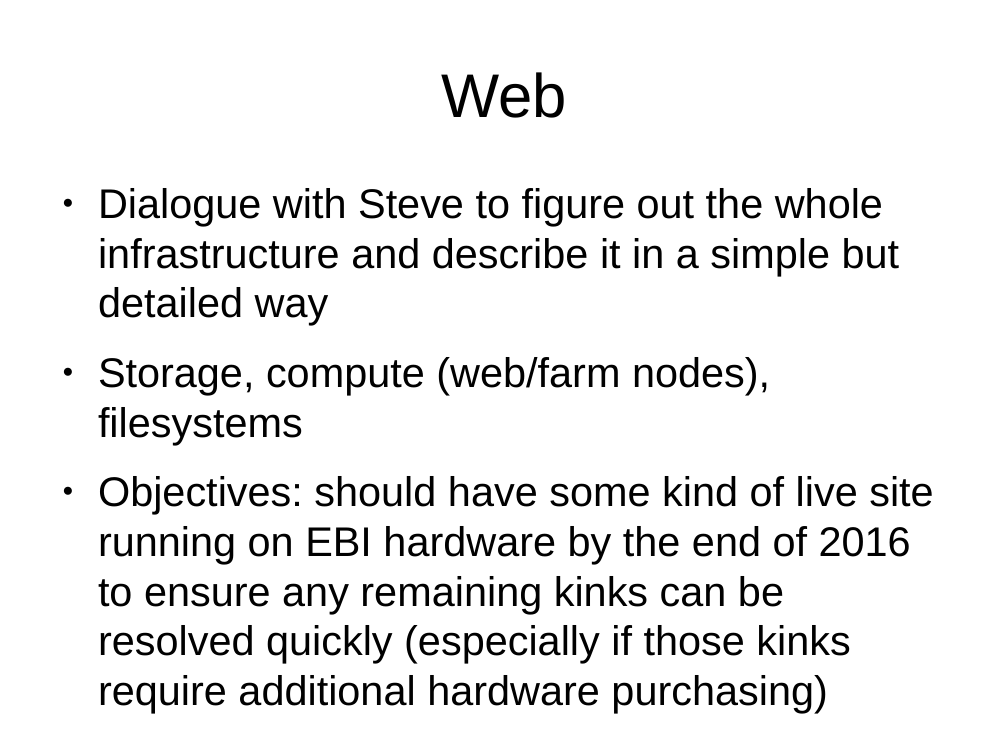
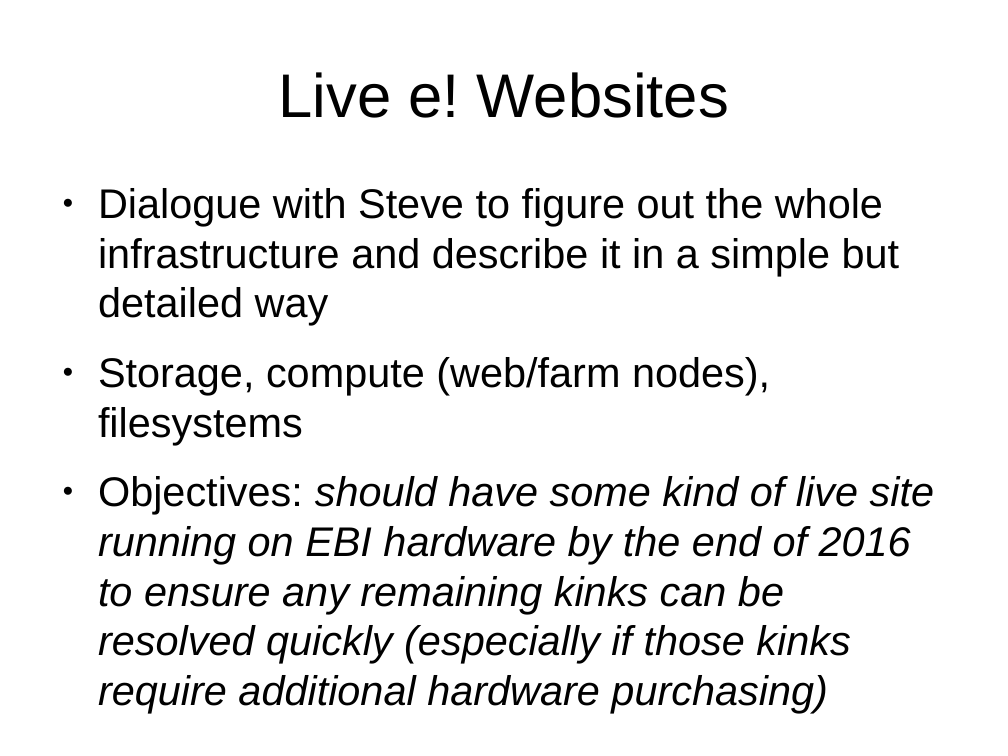
Before and after one commit to avullo/ensembl-migration-pm, a slide deck: slide 29 of data-review-10-16/talk.odp (slide 30 before the commit). Drawn at 1008x756 pixels with LibreOffice and Linux fonts; fonts in the diff are those of the drawing; background and template pictures are left out. Boxes give left, top, right and bottom in pixels: in the first picture for what was removed or moved away, otherwise in the second. Text is boxed around its words. In the diff, an @@ line names an element or a change of style, - is before the commit and + after.

```diff
--- a/data-review-10-16/talk.odp
+++ b/data-review-10-16/talk.odp
@@ title at [278,72,729,118]: text changed @@
-Web
+Live e! Websites
@@ text at [98,476,934,713]: italic on in "should have some kind of live site ..." @@
```
Also in this commit, not shown: 15 other slides changed, 3 slides added, 3 other files.
